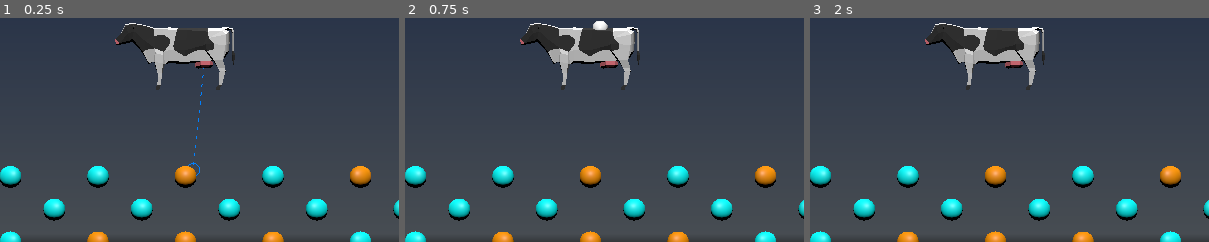
Above: before the commit, frames 1-3 (left to right).
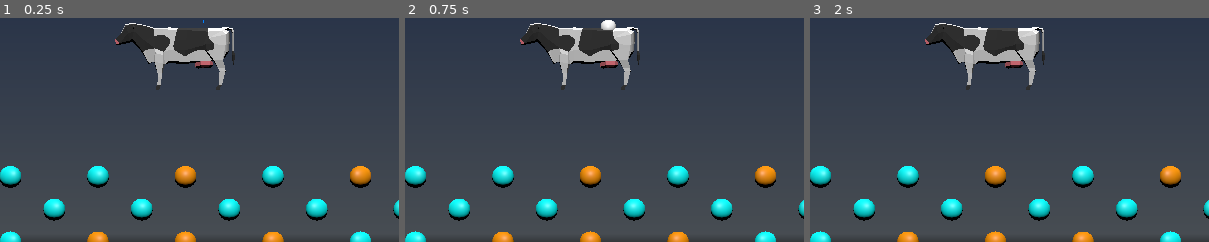
Above: after the commit, the same moments.

Repository: Temia116/Milke-2--Into-the-third-dimension
Game: Godot game, scene res://scenes/node_3d.tscn
Same seed, same stepped clock (60 frames per second), same inputs: the game is played once before the commit and once after it. A sky picture missing from this copy of the repository is replaced by a grey-blue gradient. Video files are missing from this copy of the repository; at most half a second of black plays in their place.
Inputs (mouse positions are % of the whole screen's width and height, from its top left):
- Up to frame 1 (0.25 s): no input
- Up to frame 2 (0.75 s): tap Enter at 0.5 s; move the mouse to (45, 70) at 0.52 s; click (45, 70) at 0.67 s
- Up to frame 3 (2 s): tap Space at 1.25 s; move the mouse to (80, 65) at 1.27 s; click (80, 65) at 1.42 s
The pictures show only the part of the screen within x 27-77%, y 0-50%; the shares and areas given below are measured in that part.

The runs differ from the first frame. In frame 1, less than 0.1% of the frame differs, in the area x 47-52%, y 0-71%; in frame 2, 0.2%, in the area x 47-53%, y 0-6%; in frame 3, nothing differs.

Commit message:
I like men

Diff:
--- a/scenes/node_3d.gd
+++ b/scenes/node_3d.gd
@@ -10,6 +10,9 @@
 var aim_mesh: ImmediateMesh
 var aim_mesh_instance: MeshInstance3D
 
+const GRAVITY_SCALE: float = 1.75
+const GRAVITY: float = -9.8
+
 func _ready():
 	aim_mesh = ImmediateMesh.new()
 	aim_mesh_instance = MeshInstance3D.new()
@@ -21,28 +24,51 @@
 	mat.vertex_color_use_as_albedo = true
 	aim_mesh_instance.material_override = mat
 	add_child(aim_mesh_instance)
-	print("Aim line setup done")
 
-var current_shoot_dir: Vector3 = Vector3.DOWN
-
-func _process(_delta):
-	# Calculate once per frame and cache
-	current_shoot_dir = _get_shoot_dir()
-	_draw_aim_line()
-
-func _get_shoot_dir() -> Vector3:
+func _get_cursor_world_pos() -> Vector3:
 	var mouse_pos = get_viewport().get_mouse_position()
 	var from = camera.project_ray_origin(mouse_pos)
 	var dir = camera.project_ray_normal(mouse_pos)
-
-	# For orthographic camera, project onto the plane at udder Z
 	var udder_z = udder_spawn.global_position.z
 	if abs(dir.z) > 0.001:
 		var t = (udder_z - from.z) / dir.z
-		var cursor_world_pos = from + dir * t
-		return (cursor_world_pos - udder_spawn.global_position).normalized()
+		return from + dir * t
+	return udder_spawn.global_position + dir * 10.0
+
+func _get_launch_velocity() -> Vector3:
+	var origin = udder_spawn.global_position
+	var target = _get_cursor_world_pos()
+	var to_target = target - origin
+
+	# Horizontal displacement (X axis in this 2D-ish plane)
+	var horiz = Vector3(to_target.x, 0, 0)
+	var horiz_dist = horiz.length()
+	var vert_dist = to_target.y
+
+	# Use projectile formula to find angle that reaches target at launch_speed
+	# v^2 = launch_speed^2, g = effective gravity
+	var g = abs(GRAVITY * GRAVITY_SCALE)
+	var v = launch_speed
+	var v2 = v * v
+	var discriminant = v2 * v2 - g * (g * horiz_dist * horiz_dist + 2.0 * vert_dist * v2)
+
+	var launch_dir: Vector3
+	if horiz_dist < 0.01:
+		# Shooting nearly straight up
+		launch_dir = Vector3(0, 1, 0)
+	elif discriminant < 0:
+		# Out of range — aim as steeply as possible toward target
+		launch_dir = (to_target.normalized() + Vector3(0, 1, 0)).normalized()
 	else:
-		return dir.normalized()
+		# Pick the high arc angle for a nice lob
+		var angle = atan2(v2 + sqrt(discriminant), g * horiz_dist)
+		var horiz_dir = horiz.normalized()
+		launch_dir = horiz_dir * cos(angle) + Vector3(0, sin(angle), 0)
+
+	return launch_dir * launch_speed
+
+func _process(_delta):
+	_draw_aim_line()
 
 func _shoot():
 	if ball_scene == null:
@@ -54,24 +80,10 @@
 	var ball = ball_scene.instantiate()
 	get_tree().root.add_child(ball)
 	ball.global_position = udder_spawn.global_position
+	ball.linear_velocity = _get_launch_velocity()
+	ball.gravity_scale = GRAVITY_SCALE
+	ball.tree_exited.connect(_on_ball_exited)
 
-	# Add upward arc compensation based on distance to target
-	var mouse_pos = get_viewport().get_mouse_position()
-	var from = camera.project_ray_origin(mouse_pos)
-	var dir = camera.project_ray_normal(mouse_pos)
-	var udder_z = udder_spawn.global_position.z
-	var t = (udder_z - from.z) / dir.z
-	var cursor_world_pos = from + dir * t
-	var distance = udder_spawn.global_position.distance_to(cursor_world_pos)
-
-	# Arc upward proportional to distance
-	var arc_strength = distance * 0.15
-	var launch_dir = current_shoot_dir + Vector3(0, arc_strength, 0)
-	launch_dir = launch_dir.normalized()
-
-	ball.linear_velocity = launch_dir * launch_speed
-	ball.gravity_scale = 1.75
-	ball.tree_exited.connect(_on_ball_exited)
 func _draw_aim_line():
 	aim_mesh.clear_surfaces()
 
@@ -79,42 +91,56 @@
 		return
 
 	var pos = udder_spawn.global_position
-	var shoot_dir = current_shoot_dir  # use cached direction
+	var velocity = _get_launch_velocity()
+	var gravity_vec = Vector3(0, GRAVITY * GRAVITY_SCALE, 0)
 
-	# Raycast to find hit point
 	var space = get_world_3d().direct_space_state
-	var query = PhysicsRayQueryParameters3D.create(pos, pos + shoot_dir * 30.0)
-	query.collide_with_areas = true
-	query.collide_with_bodies = true
-	query.collision_mask = 1
-	var result = space.intersect_ray(query)
-
-	var end_point = pos + shoot_dir * 30.0
-	if result.size() > 0:
-		end_point = result.position
-
 	aim_mesh.surface_begin(Mesh.PRIMITIVE_LINES)
 
-	# Straight dotted line stopping at hit point
-	var total_dist = pos.distance_to(end_point)
+	var sim_pos = pos
+	var sim_vel = velocity
+	var sim_dt = 0.04
+	var steps = 50
+	var dot_accum = 0.0
 	var dot_spacing = 0.4
-	var current_dist = 0.0
-	while current_dist < total_dist:
-		var point = pos + shoot_dir * current_dist
-		aim_mesh.surface_add_vertex(point)
-		aim_mesh.surface_add_vertex(point + shoot_dir * 0.15)
-		current_dist += dot_spacing
+	var dot_len = 0.15
+	var hit_pos: Vector3 = Vector3.ZERO
+	var hit_found = false
 
-	# Circle at hit point
-	if result.size() > 0:
-		var hit = result.position
+	for i in range(steps):
+		var next_pos = sim_pos + sim_vel * sim_dt + 0.5 * gravity_vec * sim_dt * sim_dt
+		sim_vel += gravity_vec * sim_dt
+
+		var query = PhysicsRayQueryParameters3D.create(sim_pos, next_pos)
+		query.collide_with_areas = true
+		query.collide_with_bodies = true
+		query.collision_mask = 1
+		var result = space.intersect_ray(query)
+		if result.size() > 0:
+			hit_pos = result.position
+			hit_found = true
+			break
+
+		var seg_len = sim_pos.distance_to(next_pos)
+		dot_accum += seg_len
+		while dot_accum >= dot_spacing:
+			dot_accum -= dot_spacing
+			var frac = 1.0 - (dot_accum / seg_len)
+			var dot_start = sim_pos.lerp(next_pos, frac)
+			var dot_end = sim_pos.lerp(next_pos, min(frac + dot_len / seg_len, 1.0))
+			aim_mesh.surface_add_vertex(dot_start)
+			aim_mesh.surface_add_vertex(dot_end)
+
+		sim_pos = next_pos
+
+	if hit_found:
 		var radius = 0.3
 		var segments = 16
 		for i in range(segments):
 			var angle_a = (float(i) / segments) * TAU
 			var angle_b = (float(i + 1) / segments) * TAU
-			aim_mesh.surface_add_vertex(hit + Vector3(cos(angle_a) * radius, sin(angle_a) * radius, 0))
-			aim_mesh.surface_add_vertex(hit + Vector3(cos(angle_b) * radius, sin(angle_b) * radius, 0))
+			aim_mesh.surface_add_vertex(hit_pos + Vector3(cos(angle_a) * radius, sin(angle_a) * radius, 0))
+			aim_mesh.surface_add_vertex(hit_pos + Vector3(cos(angle_b) * radius, sin(angle_b) * radius, 0))
 
 	aim_mesh.surface_end()
 
